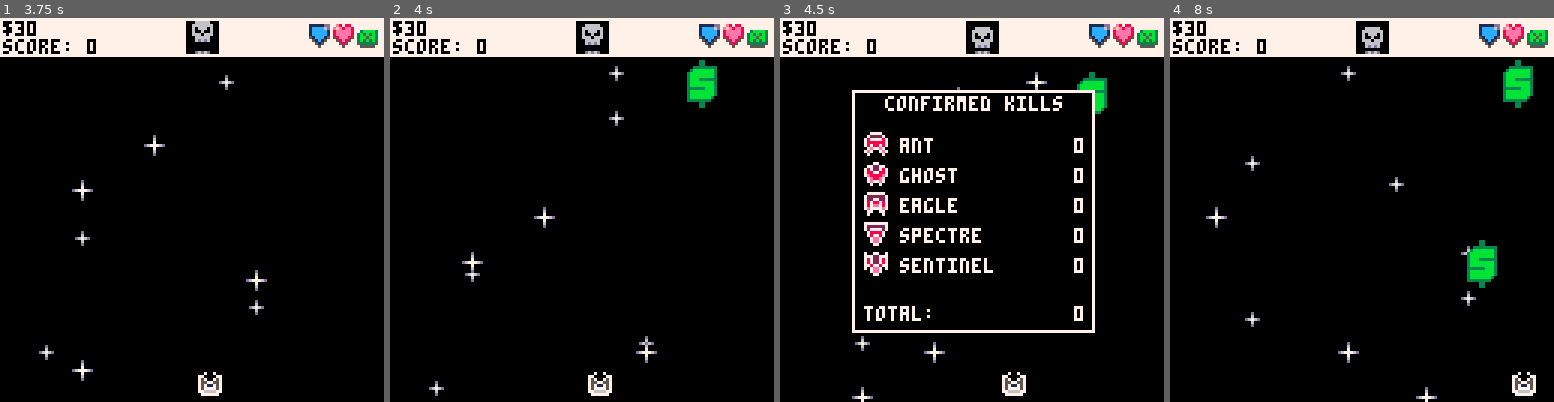
Above: before the commit, frames 1-4 (left to right).
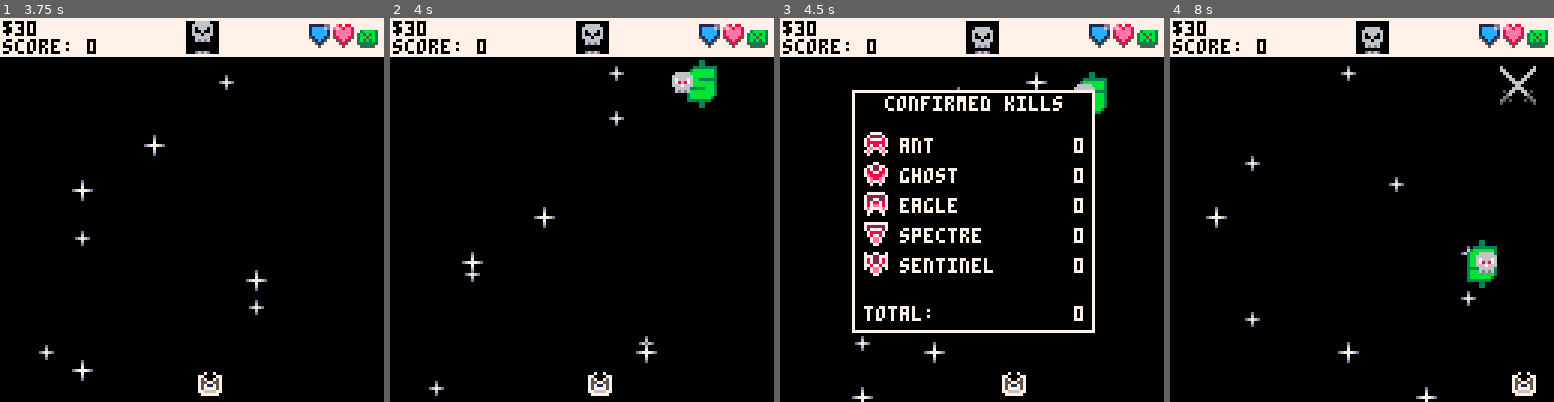
Above: after the commit, the same moments.

Repository: NinetiesPaul/Orion-s-Defender
Game: PICO-8 cartridge orionsdefender.p8
Same seed, same stepped clock (60 frames per second), same inputs: the game is played once before the commit and once after it.
Inputs:
- Up to frame 1 (3.75 s): tap X (X key) at 0.33, 1.07, 1.85, 2.97 s; tap O (Z key) at 0.7, 1.7, 2.1, 2.5, 2.9, 3.3, 3.7 s; hold Right 1.6-2.1 s; hold Up 2.15-2.42 s; hold Right 2.47-3.03 s; hold Left 3.08-3.58 s; hold Down from 3.63 s (still down)
- Up to frame 2 (4 s): release Down at 3.97 s
- Up to frame 3 (4.5 s): hold Right from 4.02 s (still down); tap X (X key) at 4.08 s; tap O (Z key) at 4.1 s
- Up to frame 4 (8 s): tap O (Z key) every 0.4 s from 4.5 to 7.7 s; release Right at 4.68 s; hold Up 4.73-5.03 s; hold Left 5.08-5.68 s; tap X (X key) at 5.2, 6.32, 7.43 s; hold Down 5.73-6.03 s; hold Right 6.08-6.58 s; hold Right 6.63-7.13 s; hold Up 7.18-7.45 s; hold Right from 7.5 s (still down)

Frame 1 is identical in both runs. In frame 2, 0.3% of the frame differs, in the area x 73-79%, y 14-20%; in frame 3, less than 0.1%; in frame 4, 1.1%, in the area x 79-96%, y 10-67%.

Commit message:
reverted debug changes; bug fixing;

Diff:
--- a/orionsdefender.p8
+++ b/orionsdefender.p8
@@ -53,7 +53,7 @@
 		"stun" -- 4
 	}
 	current_ammo_mode = 1
-	current_weapon_system_lv = 3
+	current_weapon_system_lv = 1
 	special_ammo_lvls = { 4, 6, 8 }
 
 	laser_cooldown_lvls = { 75, 45, 15 }
@@ -912,7 +912,7 @@
 		ammo_left = ""
 
 		if current_ammo_mode == 1 then
-			if (bullet_cooldown) reloading = true
+			if (laser_cooldown) reloading = true
 		elseif current_ammo_mode == 2 then
 			if (missile_cooldown) reloading = true
 			ammo_left = missile_n
@@ -976,7 +976,7 @@
 
 function create_encounter()
 	local random_factor = rnd()
-	type = 2 -- (random_factor <= 0.7) and 1 or (random_factor <= 0.875) and 2 or 3
+	type = (random_factor <= 0.7) and 1 or (random_factor <= 0.875) and 2 or 3
 
 	local encounter = {}
 	encounter.x = rnd({ 12, 36, 64, 96, 108})
@@ -1247,7 +1247,7 @@
 		bullet.x = b.x + (8 * pos_y[i])
 		bullet.y = b.y
 		bullet.spr = 000
-		bullet.damage = cluster_frag_damage[cluster_lv]
+		bullet.damage = cluster_frag_damage
 		bullet.angle = pos_y[i]
 		add(bullets, bullet)
 	end
